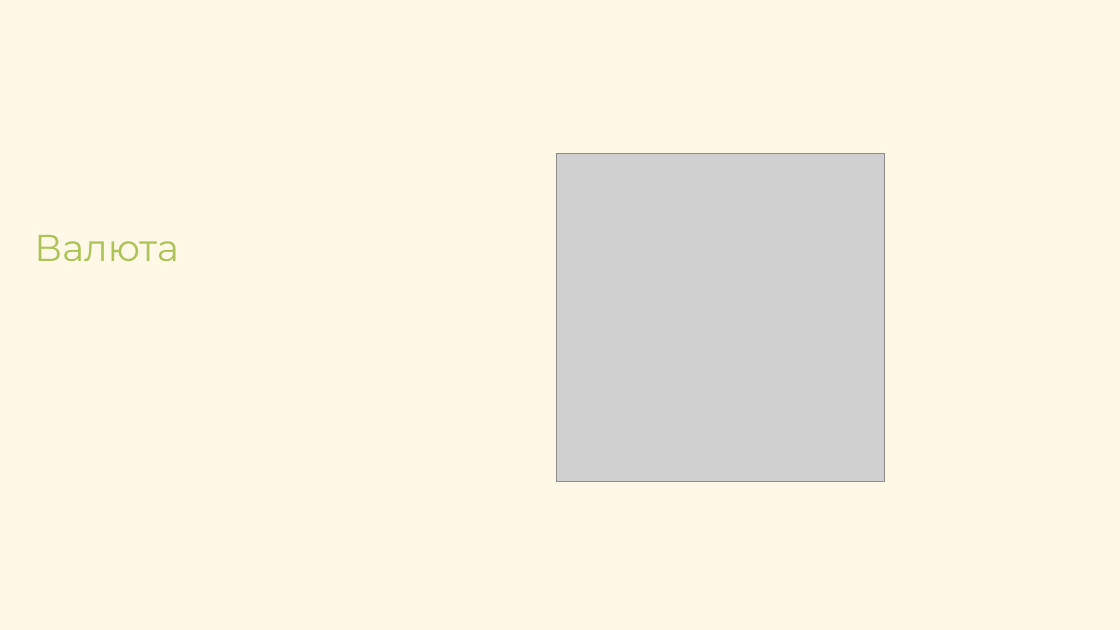
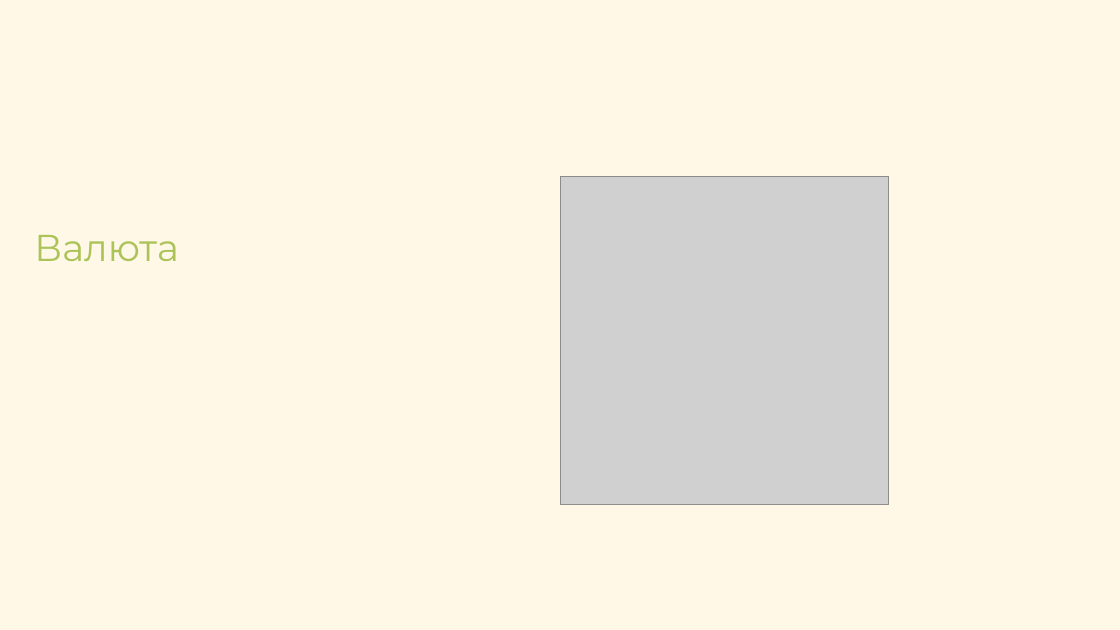
Before and after one commit to AndreiDuvakin/PyGame-Project, a slide deck: slide 6 of data/documents/Презентация.pptx. Drawn at 1120x630 pixels with LibreOffice and Linux fonts; fonts in the diff are those of the drawing; grey boxes stand for pictures. Boxes give left, top, right and bottom in pixels: in the first picture for what was removed or moved away, otherwise in the second. Text is boxed around its words. In the diff, an @@ line names an element or a change of style, - is before the commit and + after.

```diff
--- a/data/documents/Презентация.pptx
+++ b/data/documents/Презентация.pptx
@@ picture: place and size @@
-picture at bbox=[556, 153, 885, 481]
+picture at bbox=[560, 176, 889, 505]
```
Also in this commit, not shown: 1 other file.
